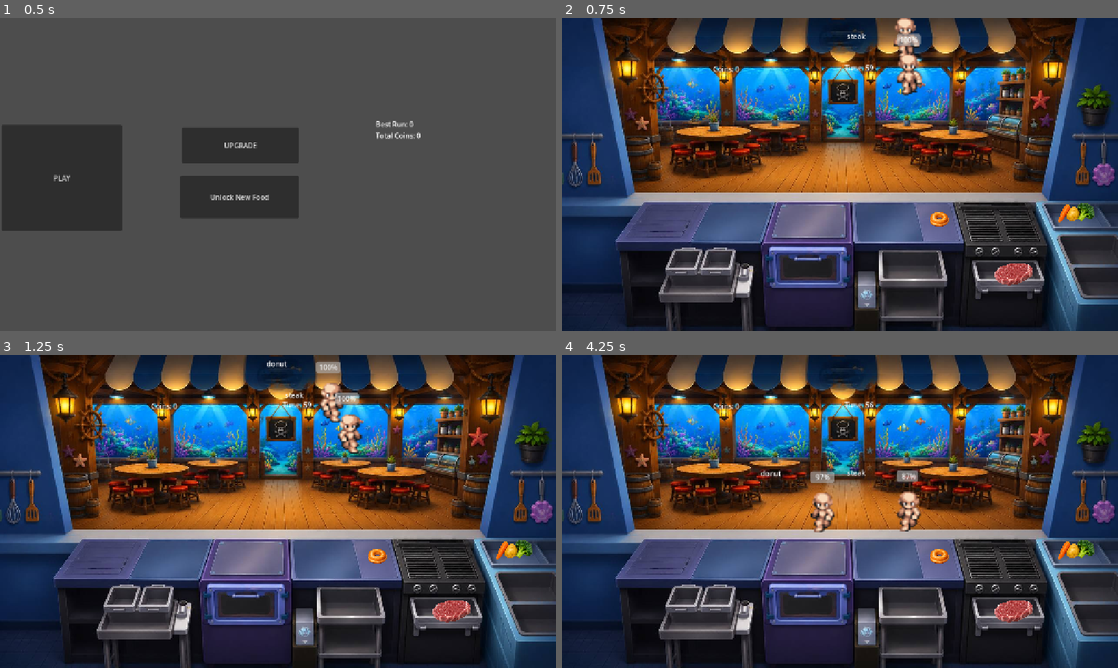
Above: before the commit, frames 1-4 (two rows, left to right).
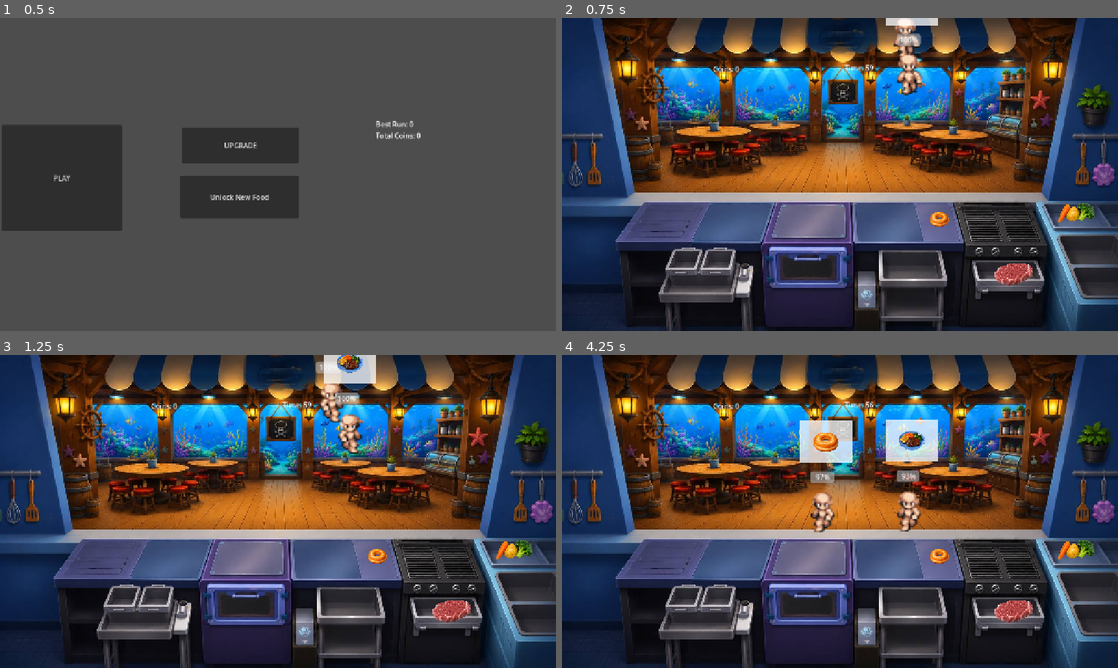
Above: after the commit, the same moments.

Repository: non123a/resturantSim
Game: Godot game, scene res://scenes/dashboard/dashboard.tscn
Two runs of this game, one before a commit and one after it. Both use one fixed random seed, a clock stepped at 60 frames per second and the inputs below.
Inputs (mouse positions are in pixels of both pictures, inside the frame that each line leads up to):
- Up to frame 1 (0.5 s): no input
- Up to frame 2 (0.75 s): click "PLAY" at 0.5 s
- Up to frame 3 (1.25 s): no input
- Up to frame 4 (4.25 s): drag from (1012, 611) to (806, 602) at 1.27 s; drag from (1079, 549) to (806, 602) at 2.02 s; move the mouse to (940, 555) at 2.77 s; click (940, 555) at 2.92 s; drag from (1012, 611) to (751, 558) at 3.52 s

Frame 1 is identical in both runs. In frame 2, 0.3% of the frame differs, in the area x 51-68%, y 0-7%; in frame 3, 0.9%; in frame 4, 2.7%, in the area x 35-68%, y 20-41%.

Commit message:
adding customer thought food display, also add pataince of customer depend on food

Diff:
--- a/scenes/customer/Customer.tscn
+++ b/scenes/customer/Customer.tscn
@@ -1,7 +1,8 @@
-[gd_scene load_steps=4 format=3 uid="uid://cfdfnvo3bltnn"]
+[gd_scene load_steps=5 format=3 uid="uid://cfdfnvo3bltnn"]
 
 [ext_resource type="Script" uid="uid://vbq1u8dvq52l" path="res://scripts/customer.gd" id="1_weugq"]
 [ext_resource type="SpriteFrames" uid="uid://cpntpsoqnu8j4" path="res://assets/sprites/customer_frames.tres" id="2_2hfkh"]
+[ext_resource type="PackedScene" path="res://scenes/customer/ThoughtBubble.tscn" id="3_thought_bubble"]
 
 [sub_resource type="CircleShape2D" id="CircleShape2D_2hfkh"]
 radius = 41.01219
@@ -27,8 +28,10 @@
 position = Vector2(601, 113)
 shape = SubResource("CircleShape2D_2hfkh")
 
-[node name="OrderLabel" type="Label" parent="."]
-offset_left = 456.0
-offset_top = 14.0
-offset_right = 533.0
-offset_bottom = 61.0
+[node name="ThoughtBubble" parent="." instance=ExtResource("3_thought_bubble")]
+layout_mode = 3
+anchors_preset = 0
+offset_left = 545.0
+offset_top = -96.0
+offset_right = 665.0
+offset_bottom = 0.0
--- /dev/null
+++ b/scenes/customer/ThoughtBubble.tscn
@@ -0,0 +1,27 @@
+[gd_scene load_steps=2 format=3]
+
+[ext_resource type="Script" path="res://scenes/customer/thought_bubble.gd" id="1_bubble_script"]
+
+[node name="ThoughtBubble" type="Control"]
+offset_left = 520.0
+offset_top = -56.0
+offset_right = 640.0
+offset_bottom = 40.0
+script = ExtResource("1_bubble_script")
+
+[node name="BubbleBackground" type="TextureRect" parent="."]
+layout_mode = 0
+offset_left = 0.0
+offset_top = 0.0
+offset_right = 120.0
+offset_bottom = 96.0
+modulate = Color(1, 1, 1, 0.85)
+
+[node name="FoodIcon" type="TextureRect" parent="."]
+layout_mode = 0
+offset_left = 24.0
+offset_top = 18.0
+offset_right = 96.0
+offset_bottom = 78.0
+expand_mode = 1
+stretch_mode = 5
--- /dev/null
+++ b/scenes/customer/thought_bubble.gd
@@ -0,0 +1,20 @@
+extends Control
+
+@onready var bubble_background = $BubbleBackground
+@onready var food_icon = $FoodIcon
+
+
+func _ready():
+	var background_image = Image.create(120, 96, false, Image.FORMAT_RGBA8)
+	background_image.fill(Color(1.0, 1.0, 1.0, 0.9))
+	bubble_background.texture = ImageTexture.create_from_image(background_image)
+
+
+func show_food(food_id):
+	if not GameData.foods.has(food_id):
+		food_icon.texture = null
+		visible = false
+		return
+
+	food_icon.texture = GameData.foods[food_id]["icon"]
+	visible = true
--- a/scenes/main/main.tscn
+++ b/scenes/main/main.tscn
@@ -1,7 +1,8 @@
-[gd_scene load_steps=38 format=4 uid="uid://bqi216w3j6cmc"]
+[gd_scene load_steps=39 format=4 uid="uid://bqi216w3j6cmc"]
 
 [ext_resource type="Script" uid="uid://cg6d44c6l386l" path="res://scripts/GameManager.gd" id="1_hyk8p"]
 [ext_resource type="Texture2D" uid="uid://eeb62sb2k455" path="res://assets/chimengAsset/bg-img.jpg" id="2_7nlll"]
+[ext_resource type="Texture2D" uid="uid://rhuq03uk5wgp" path="res://assets/chimengAsset/img-end.png" id="3_ii537"]
 [ext_resource type="Texture2D" uid="uid://b2ayflvuyv8bl" path="res://professional_kitchen/professional_kitchen_withshadows.png" id="3_k2fmo"]
 [ext_resource type="PackedScene" uid="uid://cv3n6a334xap5" path="res://scenes/food/Ingredient.tscn" id="4_6q06x"]
 [ext_resource type="Texture2D" uid="uid://c87iv7v831pyv" path="res://assets/chimengAsset/steak/raw.png" id="5_ow5a4"]
@@ -966,37 +967,45 @@
 offset_bottom = 131.0
 text = "Time: 60"
 
-[node name="EndPanel" type="Panel" parent="CanvasLayer"]
-visible = false
-offset_left = 372.0
-offset_top = 185.0
-offset_right = 889.0
-offset_bottom = 534.0
+[node name="EndPanel" type="TextureRect" parent="CanvasLayer"]
+visible = false
+anchors_preset = -1
+anchor_left = 0.46500003
+anchor_top = 0.448
+anchor_right = 0.46500003
+anchor_bottom = 0.448
+offset_left = -706.2001
+offset_top = -382.56
+offset_right = 829.7999
+offset_bottom = 641.44
+texture = ExtResource("3_ii537")
 
 [node name="ResultLabel" type="Label" parent="CanvasLayer/EndPanel"]
+modulate = Color(0.56483185, 0.03564218, 0.11091166, 1)
 layout_mode = 0
-offset_left = 79.0
-offset_top = 34.0
-offset_right = 394.0
-offset_bottom = 171.0
+offset_left = 609.0
+offset_top = 292.0
+offset_right = 924.0
+offset_bottom = 429.0
+theme_override_font_sizes/font_size = 32
 text = "Game Over"
 horizontal_alignment = 1
 vertical_alignment = 1
 
 [node name="RestartButton" type="Button" parent="CanvasLayer/EndPanel"]
 layout_mode = 0
-offset_left = 205.0
-offset_top = 157.0
-offset_right = 270.0
-offset_bottom = 188.0
+offset_left = 734.0
+offset_top = 423.0
+offset_right = 799.0
+offset_bottom = 454.0
 text = "Restart"
 
 [node name="BackButton" type="Button" parent="CanvasLayer/EndPanel"]
 layout_mode = 0
-offset_left = 212.0
-offset_top = 200.0
-offset_right = 262.0
-offset_bottom = 231.0
+offset_left = 741.0
+offset_top = 466.0
+offset_right = 791.0
+offset_bottom = 497.0
 text = "BACK"
 
 [node name="KitchenMap" type="TileMapLayer" parent="."]
--- a/scripts/FoodData.gd
+++ b/scripts/FoodData.gd
@@ -1,100 +1,3 @@
 extends Node
 
-var foods = {
-
-	# =========================
-	# DISPLAY FOOD
-	# =========================
-
-	"donut": {
-		"type": "display",
-		"steps": [],
-		"cook_time": 1.0,
-		"price": 6
-	},
-
-	"apple_pie": {
-		"type": "display",
-		"steps": [],
-		"cook_time": 1.5,
-		"price": 10
-	},
-
-	"jelly": {
-		"type": "prep",
-		"steps": ["prep"],
-		"cook_time": 1.0,
-		"price": 10
-	},
-
-	"fruitcake": {
-		"type": "display",
-		"steps": [],
-		"cook_time": 1.5,
-		"price": 11
-	},
-
-
-	# =========================
-	# MICROWAVE FOOD
-	# =========================
-
-	"hotdog": {
-		"type": "microwave",
-		"steps": ["microwave"],
-		"cook_time": 2.0,
-		"price": 12
-	},
-
-	"meatball": {
-		"type": "microwave",
-		"steps": ["microwave"],
-		"cook_time": 2.5,
-		"price": 13
-	},
-
-	"bun": {
-		"type": "microwave",
-		"steps": ["microwave"],
-		"cook_time": 1.5,
-		"price": 9
-	},
-
-
-	# =========================
-	# STOVE FOOD
-	# =========================
-
-	"steak": {
-		"type": "stove",
-		"steps": ["stove"],
-		"cook_time": 4.0,
-		"price": 18
-	},
-
-	"bacon": {
-		"type": "stove",
-		"steps": ["stove"],
-		"cook_time": 2.5,
-		"price": 12
-	},
-
-
-	# =========================
-	# MULTI-STEP FOOD
-	# =========================
-
-	"burger": {
-		"type": "multi",
-		"steps": ["prep", "stove"],
-		"cook_time": 5.0,
-		"price": 30
-	},
-
-	"burrito": {
-		"type": "multi",
-		"steps": ["prep"],
-		"cook_time": 5.5,
-		"price": 22
-	}
-}
+var foods = GameData.foods
--- a/scripts/GameData.gd
+++ b/scripts/GameData.gd
@@ -9,6 +9,108 @@
 var upgrades = {
 	"cook_speed": 0,
 	"income": 0
+}
+
+var foods = {
+	"donut": {
+		"type": "display",
+		"steps": [],
+		"cook_time": 1.0,
+		"price": 6,
+		"display_name": "Donut",
+		"wait_time": 8.0,
+		"icon": preload("res://assets/chimengAsset/donut/donut.png")
+	},
+	"jelly": {
+		"type": "prep",
+		"steps": ["prep"],
+		"cook_time": 1.0,
+		"price": 10,
+		"display_name": "Jelly",
+		"wait_time": 10.0,
+		"icon": preload("res://assets/chimengAsset/jelly/jelly plate.png")
+	},
+	"apple_pie": {
+		"type": "display",
+		"steps": [],
+		"cook_time": 1.5,
+		"price": 10,
+		"display_name": "Apple Pie",
+		"wait_time": 10.0,
+		"icon": preload("res://assets/chimengAsset/pie/apple pie.png")
+	},
+	"fruitcake": {
+		"type": "display",
+		"steps": [],
+		"cook_time": 1.5,
+		"price": 11,
+		"display_name": "Fruitcake",
+		"wait_time": 10.0,
+		"icon": preload("res://assets/chimengAsset/pie/apple pie.png")
+	},
+	"hotdog": {
+		"type": "microwave",
+		"steps": ["microwave"],
+		"cook_time": 2.0,
+		"price": 12,
+		"display_name": "Hotdog",
+		"wait_time": 12.0,
+		"icon": preload("res://assets/chimengAsset/hotdog bread/hotdogs.png")
+	},
+	"meatball": {
+		"type": "microwave",
+		"steps": ["microwave"],
+		"cook_time": 2.5,
+		"price": 13,
+		"display_name": "Meatball",
+		"wait_time": 12.0,
+		"icon": preload("res://assets/chimengAsset/meatball/meatballs.png")
+	},
+	"bun": {
+		"type": "microwave",
+		"steps": ["microwave"],
+		"cook_time": 1.5,
+		"price": 9,
+		"display_name": "Bun",
+		"wait_time": 10.0,
+		"icon": preload("res://assets/chimengAsset/hotdog bread/breads.png")
+	},
+	"steak": {
+		"type": "stove",
+		"steps": ["stove"],
+		"cook_time": 4.0,
+		"price": 18,
+		"display_name": "Steak",
+		"wait_time": 18.0,
+		"icon": preload("res://assets/chimengAsset/steak/steaks.png")
+	},
+	"bacon": {
+		"type": "stove",
+		"steps": ["stove"],
+		"cook_time": 2.5,
+		"price": 12,
+		"display_name": "Bacon",
+		"wait_time": 12.0,
+		"icon": preload("res://assets/chimengAsset/steak/beefs.png")
+	},
+	"burger": {
+		"type": "multi",
+		"steps": ["prep", "stove"],
+		"cook_time": 5.0,
+		"price": 30,
+		"display_name": "Burger",
+		"wait_time": 25.0,
+		"icon": preload("res://assets/chimengAsset/hamburger/hamburgers.png")
+	},
+	"burrito": {
+		"type": "multi",
+		"steps": ["prep"],
+		"cook_time": 5.5,
+		"price": 22,
+		"display_name": "Burrito",
+		"wait_time": 22.0,
+		"icon": preload("res://assets/chimengAsset/burrito/burrito.png")
+	}
 }
 
 var food_progression_order = [
@@ -21,31 +123,26 @@
 
 var food_progression = {
 	"donut": {
-		"display_name": "Donut",
 		"unlock_cost": 0,
 		"implemented": true,
 		"start_unlocked": true
 	},
 	"steak": {
-		"display_name": "Steak",
 		"unlock_cost": 0,
 		"implemented": true,
 		"start_unlocked": true
 	},
 	"burger": {
-		"display_name": "Burger",
 		"unlock_cost": 500,
 		"implemented": true,
 		"start_unlocked": false
 	},
 	"burrito": {
-		"display_name": "Burrito",
 		"unlock_cost": 300,
 		"implemented": true,
 		"start_unlocked": false
 	},
 	"jelly": {
-		"display_name": "Jelly",
 		"unlock_cost": 120,
 		"implemented": true,
 		"start_unlocked": false
@@ -61,7 +158,7 @@
 	var available_foods = []
 
 	for food in unlocked_foods:
-		if is_food_implemented(food):
+		if is_food_implemented(food) and foods.has(food):
 			available_foods.append(food)
 
 	return available_foods
@@ -78,7 +175,7 @@
 	return food_progression_order
 
 func get_food_display_name(food_id):
-	return food_progression[food_id]["display_name"]
+	return foods[food_id]["display_name"]
 
 func get_food_unlock_cost(food_id):
 	return food_progression[food_id]["unlock_cost"]
--- a/scripts/GameManager.gd
+++ b/scripts/GameManager.gd
@@ -1,6 +1,9 @@
 extends Node2D
 
 var customer_scene = preload("res://scenes/customer/Customer.tscn")
+
+@export var customer_spawn_delay_min = 0.8
+@export var customer_spawn_delay_max = 1.6
 
 @onready var stove_area = $Stations/StoveArea
 @onready var prep_slots = [
@@ -17,6 +20,7 @@
 
 var customers = []
 var customer_slots = {}
+var pending_customer_spawns = 0
 
 var run_coins = 0
 
@@ -66,9 +70,6 @@
 	if not game_active:
 		return
 	var c = customer_scene.instantiate()
-	var customer_patience = get_customer_patience()
-	c.max_patience = customer_patience
-	c.patience = customer_patience
 	add_child(c)
 
 	var index = get_open_spawn_index()
@@ -86,20 +87,23 @@
 	while customers.size() < target_count:
 		spawn_customer()
 
+func queue_replacement_customer():
+	if customers.size() + pending_customer_spawns >= get_customer_target_count():
+		return
+
+	pending_customer_spawns += 1
+	var spawn_delay = randf_range(customer_spawn_delay_min, customer_spawn_delay_max)
+	await get_tree().create_timer(spawn_delay).timeout
+	pending_customer_spawns -= 1
+
+	if game_active and customers.size() + pending_customer_spawns < get_customer_target_count():
+		spawn_customer()
+
 func get_customer_target_count():
 	if GameData.is_food_unlocked("burrito"):
 		return 3
 
 	return 2
-
-func get_customer_patience():
-	if GameData.is_food_unlocked("burger"):
-		return 8.0
-
-	if GameData.is_food_unlocked("jelly"):
-		return 9.0
-
-	return 10.0
 
 func get_open_spawn_index():
 	for i in range(spawn_positions.size()):
@@ -110,11 +114,11 @@
 
 func _on_customer_served(customer):
 	remove_customer(customer)
-	spawn_customers_to_target()
+	queue_replacement_customer()
 
 func _on_customer_left_angry(customer):
 	remove_customer(customer)
-	spawn_customers_to_target()
+	queue_replacement_customer()
 
 func remove_customer(customer):
 	customers.erase(customer)
@@ -533,10 +537,10 @@
 	return true
 
 func calculate_reward(food_id):
-	if not FoodData.foods.has(food_id):
+	if not GameData.foods.has(food_id):
 		return 0
 
-	var base_reward = FoodData.foods[food_id]["price"]
+	var base_reward = GameData.foods[food_id]["price"]
 	var income_level = min(GameData.upgrades["income"], 5)
 	var bonus = 1 + (income_level * 0.08)
 	var reward = int(base_reward * bonus)
--- a/scripts/customer.gd
+++ b/scripts/customer.gd
@@ -15,16 +15,18 @@
 var max_patience = 10.0
 
 func _ready():
-	$ProgressBar.max_value = max_patience
-	$ProgressBar.value = patience
-
 	order = GameData.get_random_order_food()
 	print("Customer wants:", order)
 
-	$OrderLabel.text = order   # ✅ AFTER setting order
+	if GameData.foods.has(order):
+		max_patience = GameData.foods[order]["wait_time"]
+
+	patience = max_patience
+	$ProgressBar.max_value = max_patience
+	$ProgressBar.value = patience
+	$ThoughtBubble.show_food(order)
 
 	$AnimatedSprite2D.play("walkingInAnimation")
-	print("Label text:", $OrderLabel.text)
 
 
 func _physics_process(delta):
Binary file added: assets/chimengAsset/img-end.png
Not shown, added: assets/chimengAsset/img-end.png.import
Not shown, added: scenes/customer/thought_bubble.gd.uid
